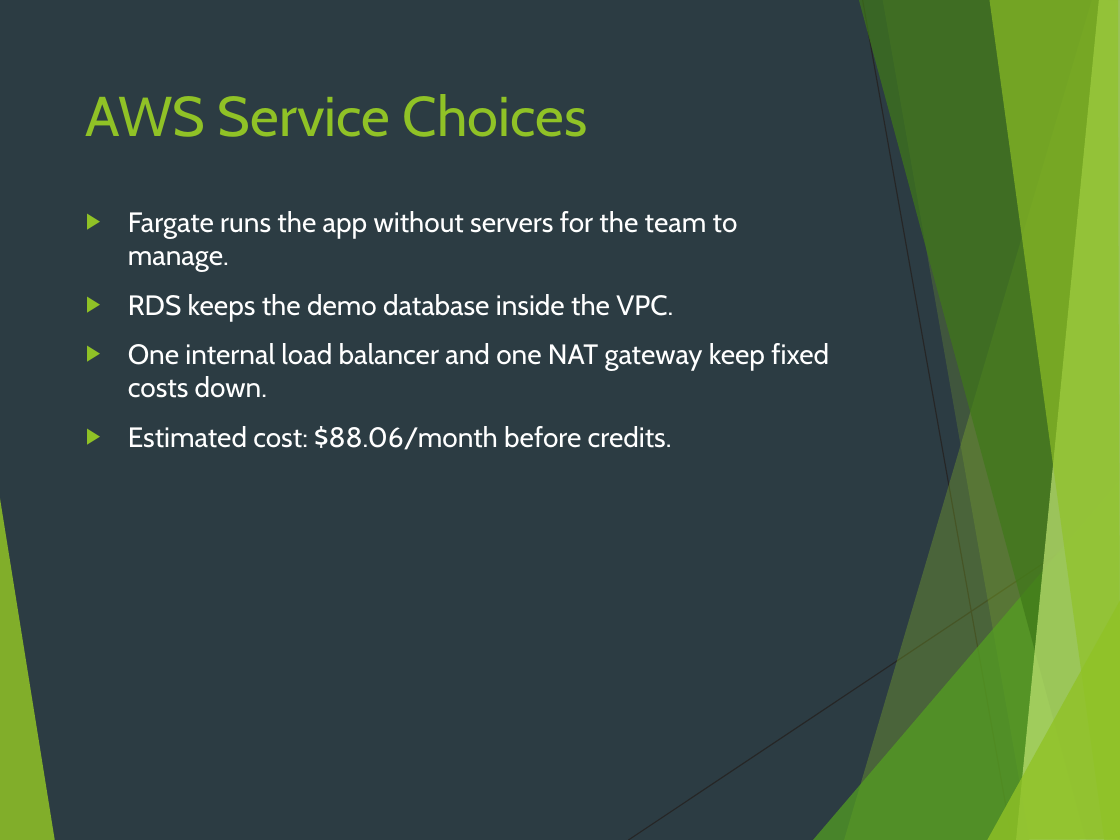
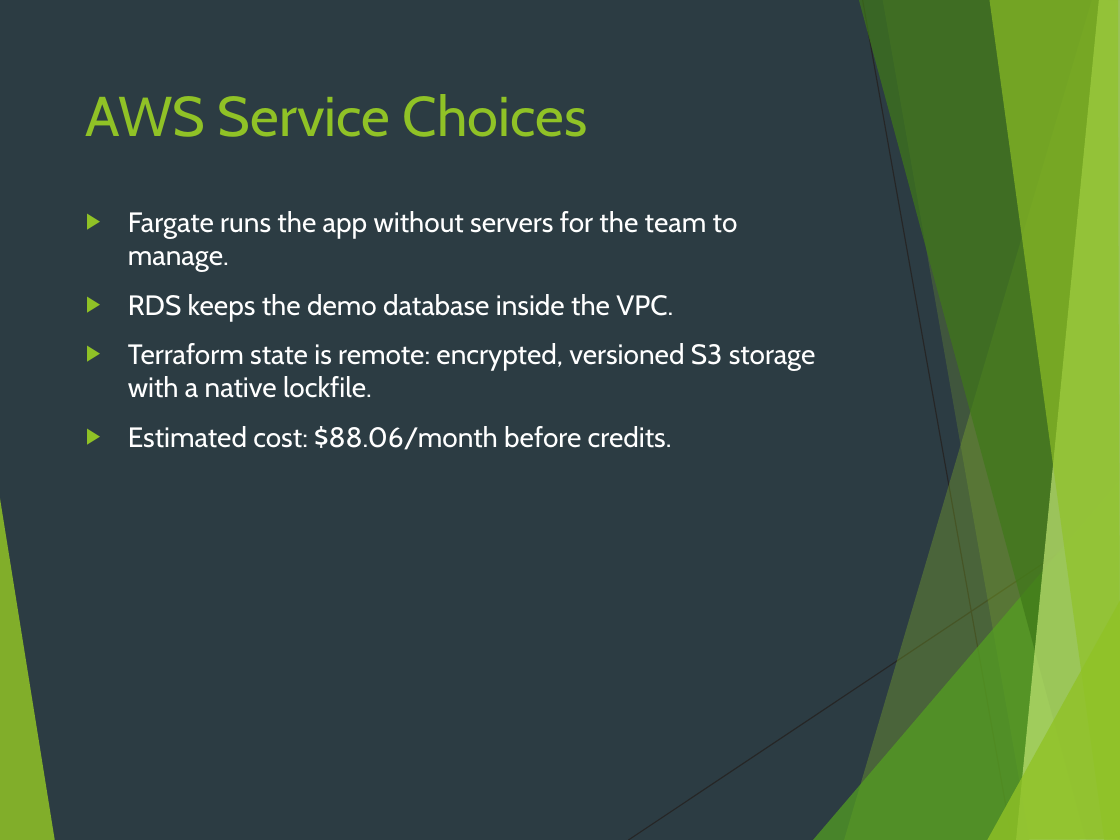
Before and after one commit to venkatasai-kadamati/paylink, a slide deck: slide 13 of cloud_project/artifacts/submission/PayLink_Cloud_Presentation.pptx. Drawn at 1120x840 pixels with LibreOffice and Linux fonts; fonts in the diff are those of the drawing. Boxes give left, top, right and bottom in pixels: in the first picture for what was removed or moved away, otherwise in the second. Text is boxed around its words. In the diff, an @@ line names an element or a change of style, - is before the commit and + after.

```diff
--- a/cloud_project/artifacts/submission/PayLink_Cloud_Presentation.pptx
+++ b/cloud_project/artifacts/submission/PayLink_Cloud_Presentation.pptx
@@ text at (x1=128, y1=343, x2=816, y2=398): text changed @@
-▶ One internal load balancer and one NAT gateway keep fixed costs down.
+▶ Terraform state is remote: encrypted, versioned S3 storage with a native lockfile.
```
Also in this commit, not shown: 1 other slide changed, 23 other files.
